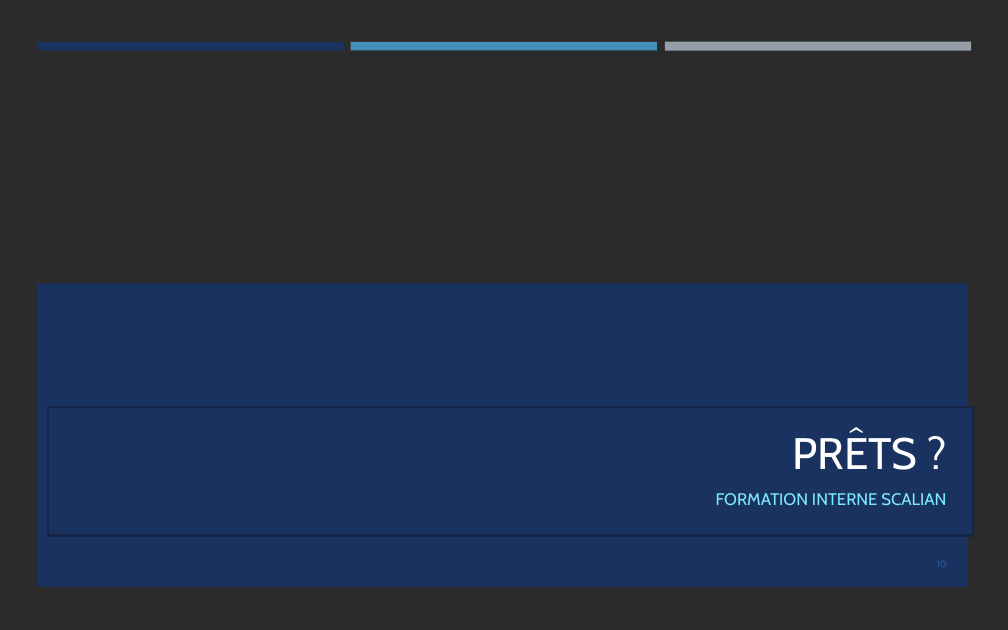
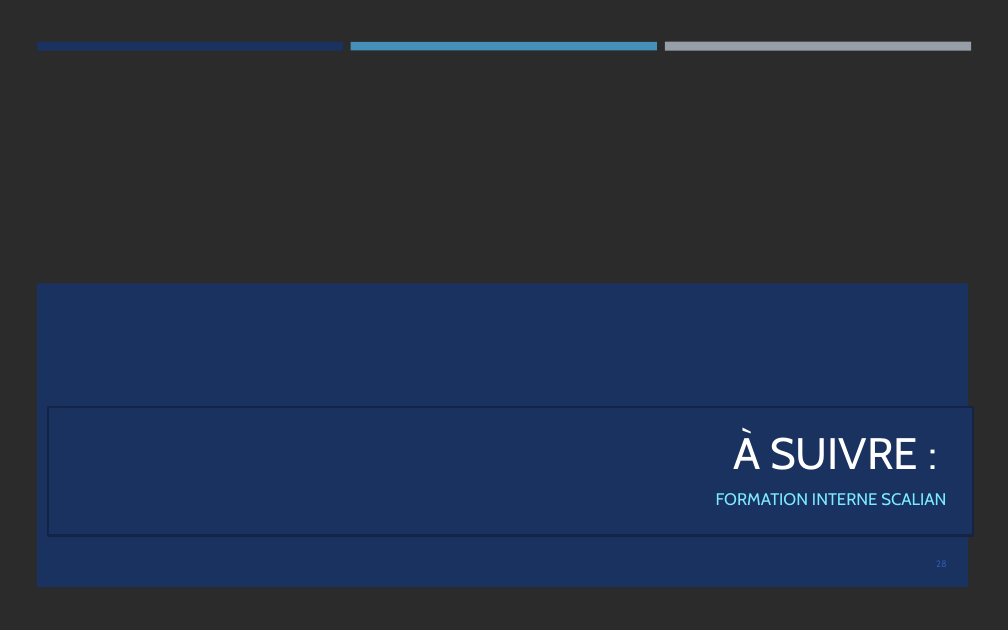
Before and after one commit to franckginguene/cpp_scalian, a slide deck: slide 28 of diapos/CPP_matin.pptx (slide 10 before the commit). Drawn at 1008x630 pixels with LibreOffice and Linux fonts; fonts in the diff are those of the drawing; background and template pictures are left out; a plain dark background stands for a picture behind light text. Boxes give left, top, right and bottom in pixels: in the first picture for what was removed or moved away, otherwise in the second. Text is boxed around its words. In the diff, an @@ line names an element or a change of style, - is before the commit and + after.

```diff
--- a/diapos/CPP_matin.pptx
+++ b/diapos/CPP_matin.pptx
@@ title at (733,432,918,470): text changed @@
-PRÊTS ?
+À SUIVRE :
```
Also in this commit, not shown: 2 other slides changed, 24 slides added, 6 slides removed, 1 other file.
